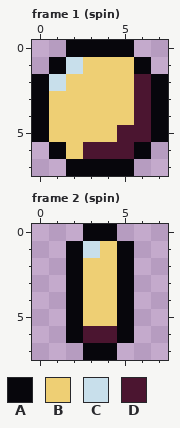
Edited in one commit: pixel-art file (projects/007_survivors/art/coin.aseprite). This is how it looked before the edit.
8x8 pixels, 2 frames. Shown: frame 1 (spin), frame 2 (spin).
Palette (. is transparent): A #07060c  B #eecf74  C #c8dfeb  D #4b1530
Pixels before, frame 1 (spin), first column x 0:
0 ..AAAA..
1 .ACBBBA.
2 ACBBBBDA
3 ABBBBBDA
4 ABBBBBDA
5 ABBBBDDA
6 .ABDDDA.
7 ..AAAA..
Pixels before, frame 2 (spin), first column x 2:
0 .AA.
1 ACBA
2 ABBA
3 ABBA
4 ABBA
5 ABBA
6 ADDA
7 .AA.
The same view after the edit:
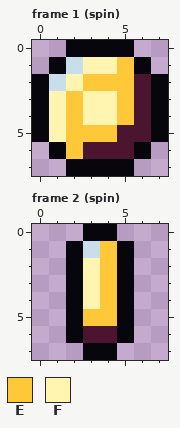
Colours new in this view: E #ffc838  F #fff4b0
Diff:
Frame 1 (spin):
The edit turns colour B into colour E in row 1 at x 5; in row 2 at x 3 to 5; in rows 3 to 4 at x 2 and 5; in row 5 at x 2 to 4; in row 6 at x 2.
The edit turns colour B into colour F in row 1 at x 3 to 4; in row 2 at x 2; in rows 3 to 4 at x 1 and 3 to 4; in row 5 at x 1.
Frame 2 (spin):
The edit turns colour B into colour E in rows 1 to 4 at x 4; in row 5 at x 3 to 4.
The edit turns colour B into colour F in rows 2 to 4 at x 3.
